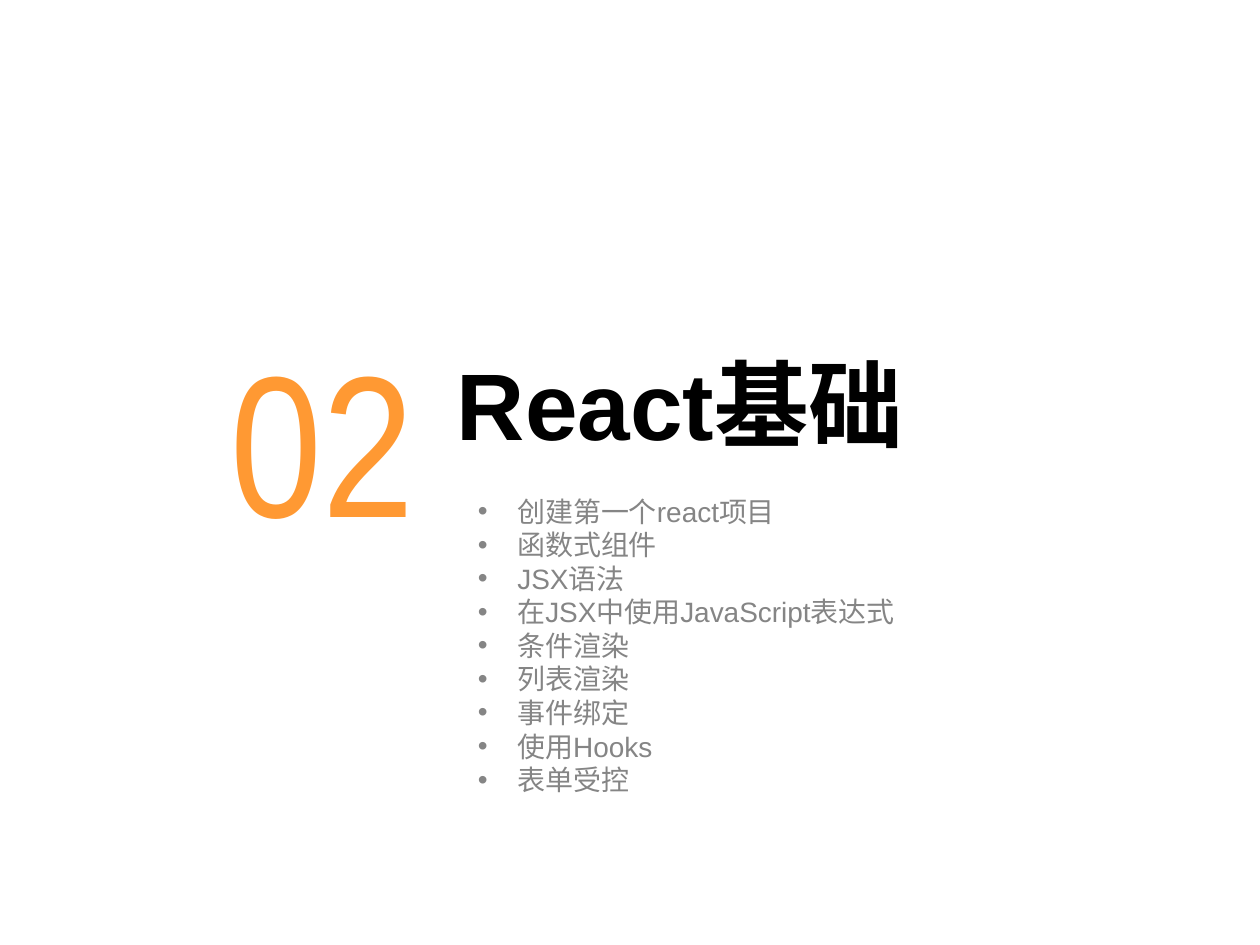
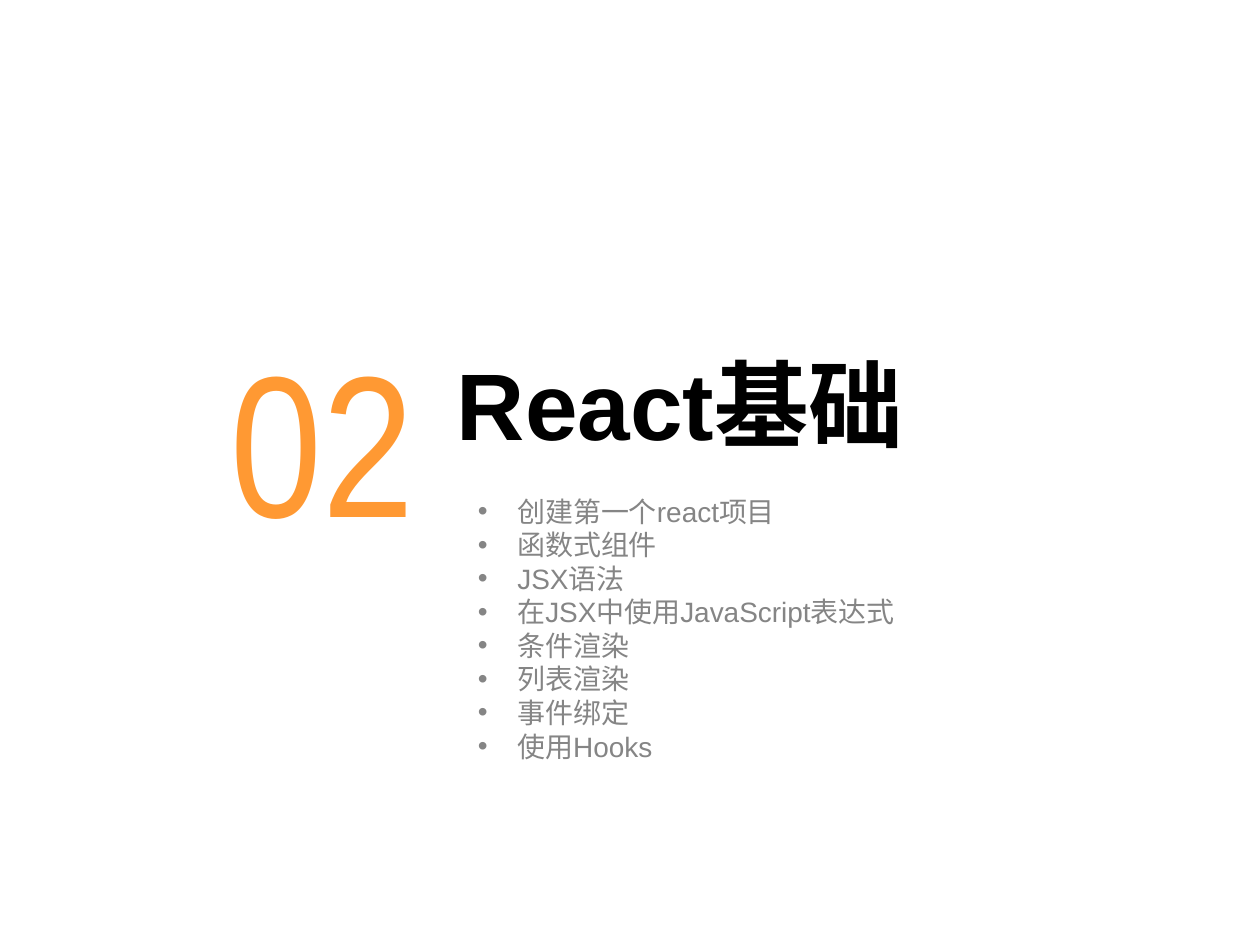
Before and after one commit to chenqiuli/JY_Peixun_1, a slide deck: slide 6 of PPT内容.pptx. Drawn at 1260x945 pixels with LibreOffice and Linux fonts; fonts in the diff are those of the drawing; background and template pictures are left out. Boxes give left, top, right and bottom in pixels: in the first picture for what was removed or moved away, otherwise in the second. Text is boxed around its words. In the diff, an @@ line names an element or a change of style, - is before the commit and + after.

```diff
--- a/PPT内容.pptx
+++ b/PPT内容.pptx
@@ text at [517,766,629,792]: paragraph removed @@
-• 表单受控
```
Also in this commit, not shown: 2 other slides changed, 16 slides added, 1 slide removed, 20 other files.
